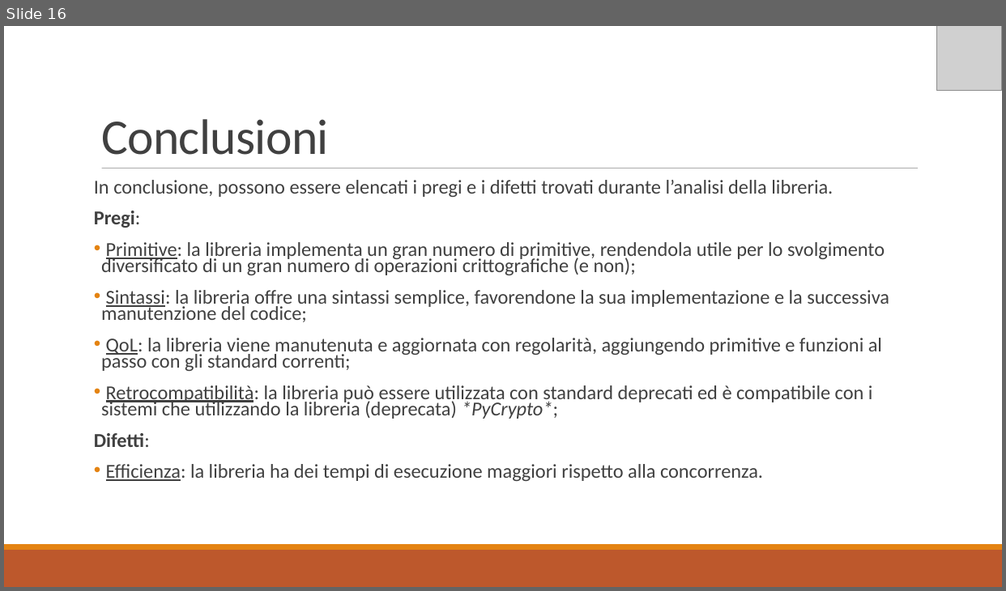
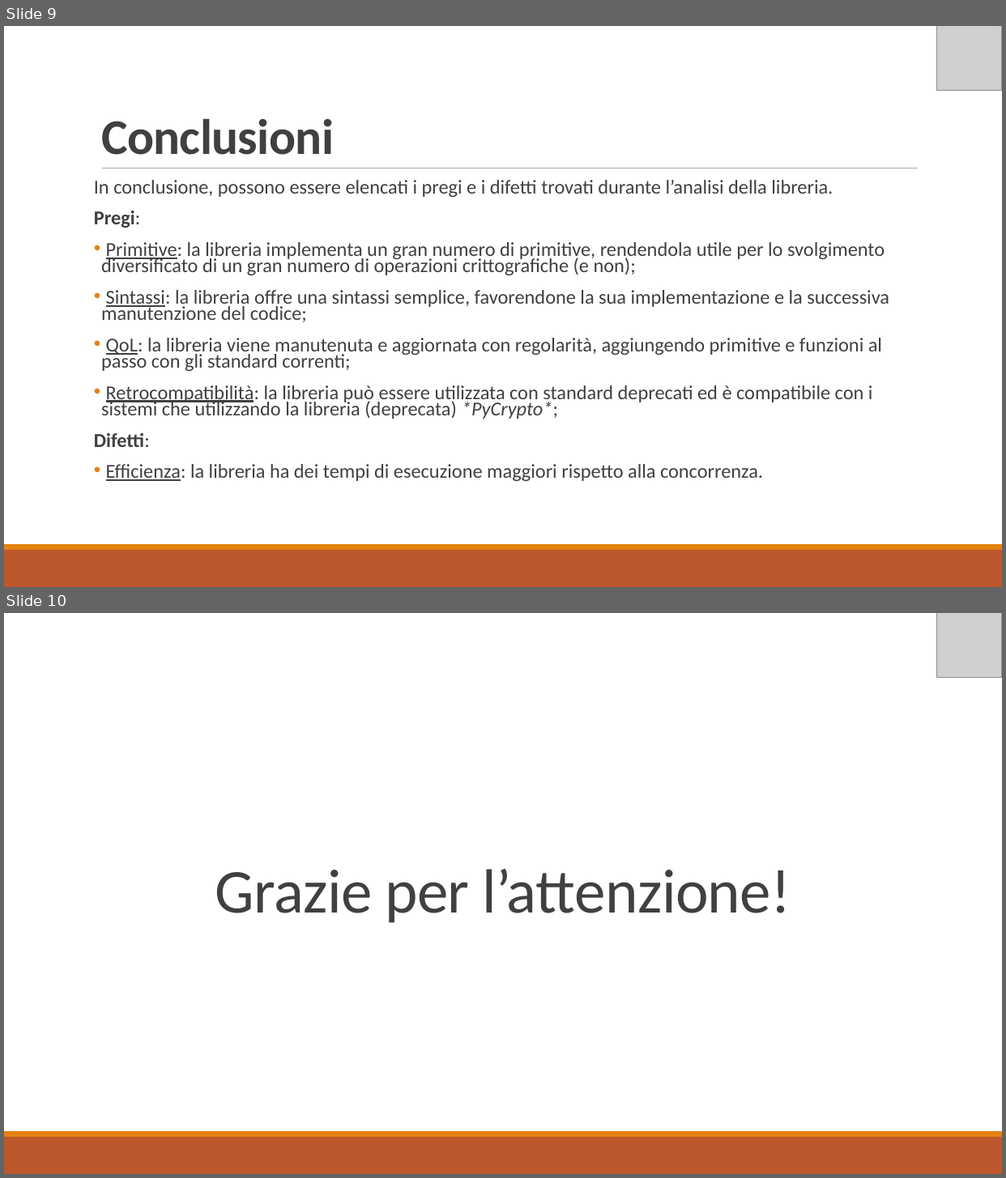
Before and after one commit to MickTK/ElaboratoFinale, a slide deck: Presentazione/Presentazione.odp. Shown one above the other, each under a label of ours: slide 16 before the commit, slides 9 and 10 after it. The pictures are 1006x591 and 1006x1178 pixels, drawn with LibreOffice and Linux fonts; fonts in the diff are those of the drawing; grey boxes stand for pictures. Boxes give left, top, right and bottom in pixels: in the first picture for what was removed or moved away, otherwise in the second. Text is boxed around its words. In the diff, an @@ line names an element or a change of style, - is before the commit and + after.

```diff
--- a/Presentazione/Presentazione.odp
+++ b/Presentazione/Presentazione.odp
@@ slide 10 added at (4, 613, 1002, 1174), background #FFFFFF; not listed: 3 template elements that a slide beside it also shows @@
@@ picture added at (937, 613, 1002, 677) @@
@@ freeform shape added at (81, 720, 932, 785), fill #FFFFFF, outline #FFFFFF 0.99 pt @@
@@ title added at (215, 869, 791, 923), 60 pt, text #404040 @@
+Grazie per l’attenzione!
@@ what was slide 16 is now slide 9 @@
@@ slide 9 changed as well @@
@@ title "Conclusioni" at (101, 119, 334, 155): bold on @@
```
Also in this commit, not shown: 8 other slides changed, 7 slides removed, 7 other files.
